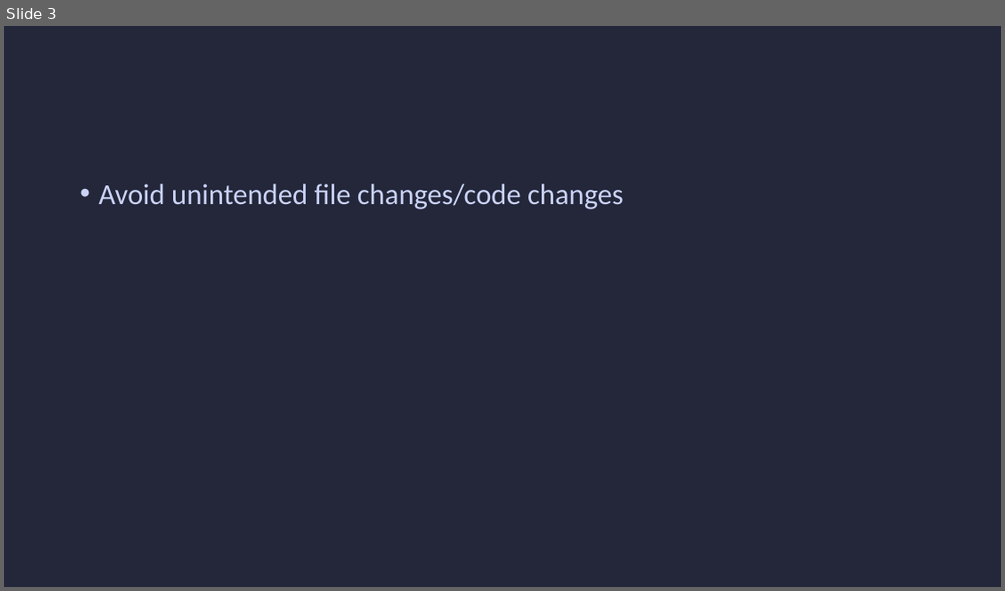
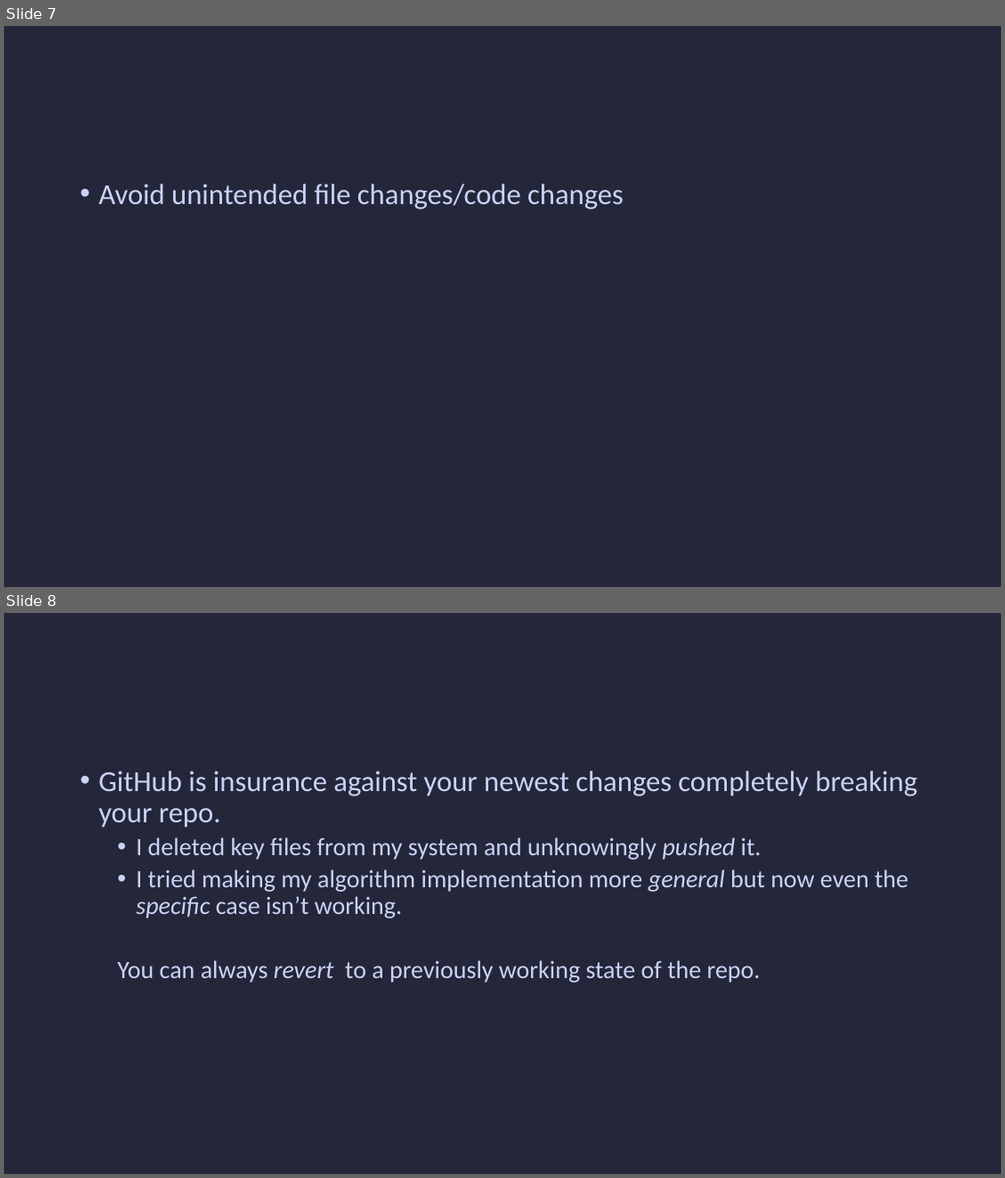
Before and after one commit to Realife-Brahmin/OriginalDocsHub-WSU-OneDrive, a slide deck: use-github-for-everything_Jha_Aryan.potx. Shown one above the other, each under a label of ours: slide 3 before the commit, slides 7 and 8 after it. The pictures are 1005x591 and 1005x1178 pixels, drawn with LibreOffice and Linux fonts; fonts in the diff are those of the drawing. Boxes give left, top, right and bottom in pixels: in the first picture for what was removed or moved away, otherwise in the second. Text is boxed around its words. In the diff, an @@ line names an element or a change of style, - is before the commit and + after.

```diff
--- a/use-github-for-everything_Jha_Aryan.potx
+++ b/use-github-for-everything_Jha_Aryan.potx
@@ slide 8 added at <box>4,613,1001,1174</box>, background #24273A @@
@@ text added at <box>98,771,917,982</box>, 24 pt, text #CAD3F5 @@
+• GitHub is insurance against your newest changes completely breaking your repo.
+  • I deleted key files from my system and unknowingly pushed it.
+  • I tried making my algorithm implementation more general but now even the specific case isn’t working.
+  You can always revert to a previously working state of the repo.
@@ what was slide 3 is now slide 7 @@
```
Also in this commit, not shown: 5 other slides added.
